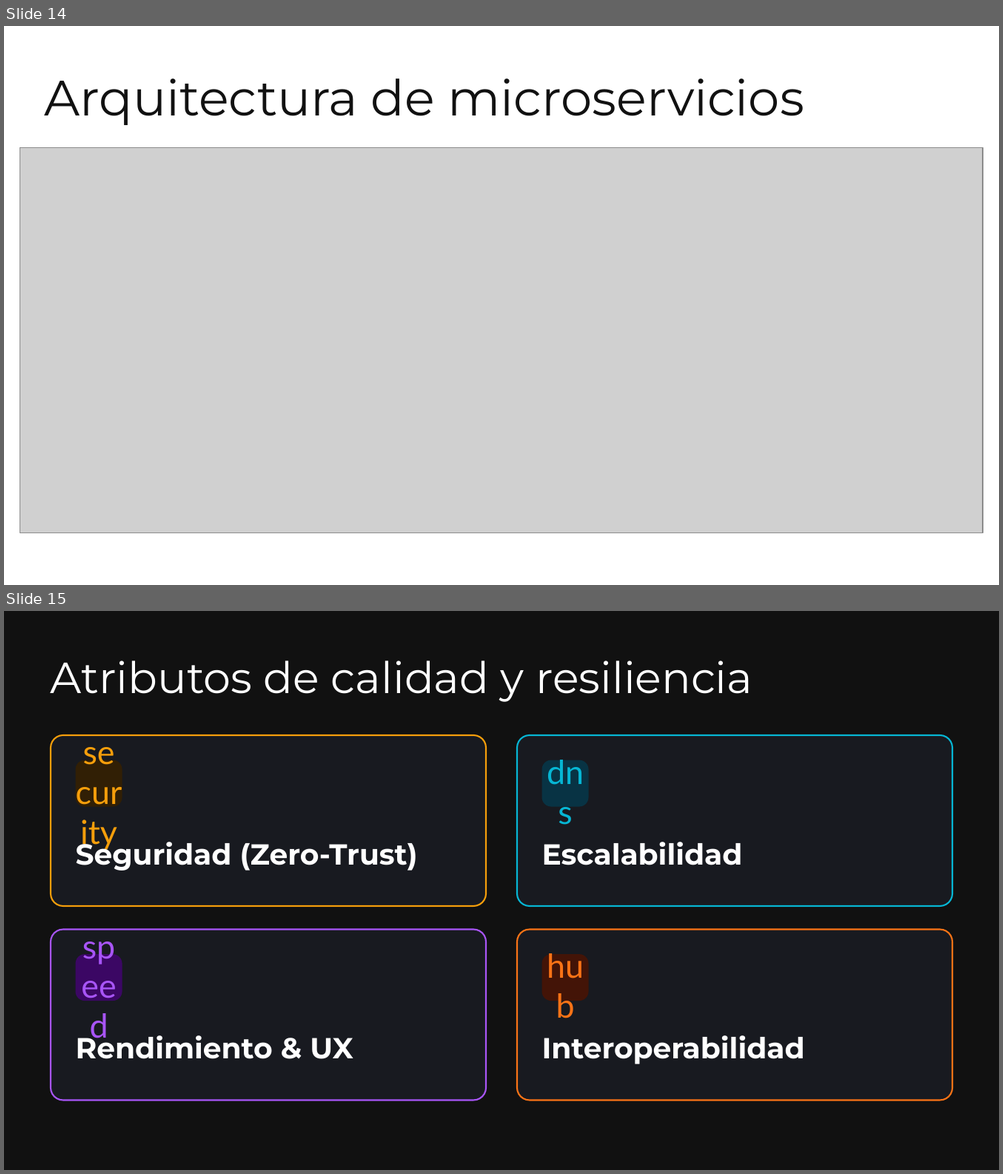
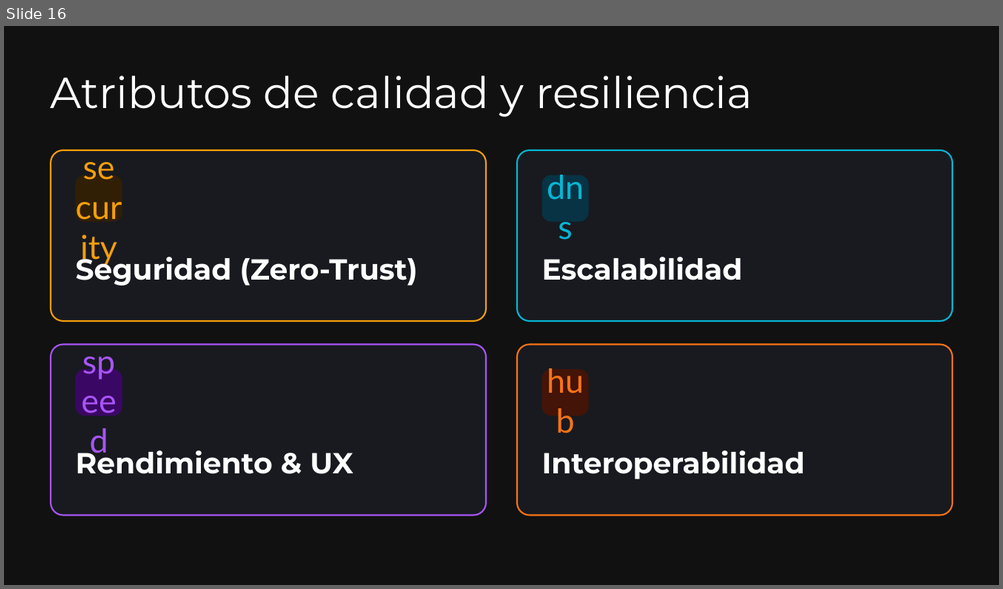
Before and after one commit to TrabajoProfesional-AGGZ/documentacion, a slide deck: entrega_final/defensa/Presentacion_SocioUnido.pptx. Shown one above the other, each under a label of ours: slides 14 and 15 before the commit, slide 16 after it. The pictures are 1003x1174 and 1003x589 pixels, drawn with LibreOffice and Linux fonts; fonts in the diff are those of the drawing; grey boxes stand for pictures; background and template pictures are left out. Boxes give left, top, right and bottom in pixels: in the first picture for what was removed or moved away, otherwise in the second. Text is boxed around its words. In the diff, an @@ line names an element or a change of style, - is before the commit and + after.

```diff
--- a/entrega_final/defensa/Presentacion_SocioUnido.pptx
+++ b/entrega_final/defensa/Presentacion_SocioUnido.pptx
@@ slide 14 removed at [4,26,999,585], background picture (left out) @@
@@ text removed at [44,79,804,125] @@
-Arquitectura de microservicios
@@ picture removed at [20,147,983,534] @@
@@ what was slide 15 is now slide 16 @@
```
Also in this commit, not shown: 8 slides changed, 4 slides added, 2 other slides removed, 2 other files.
